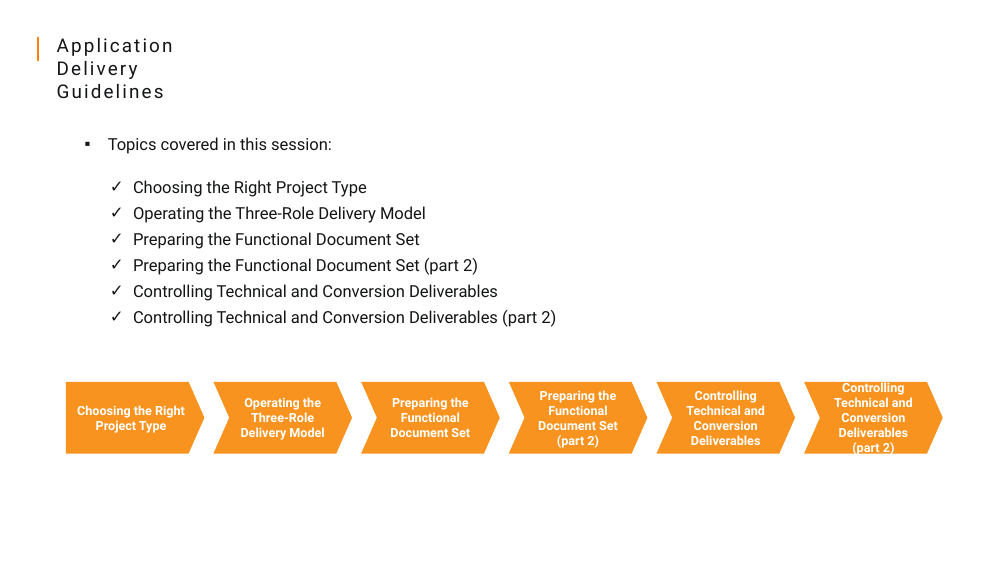
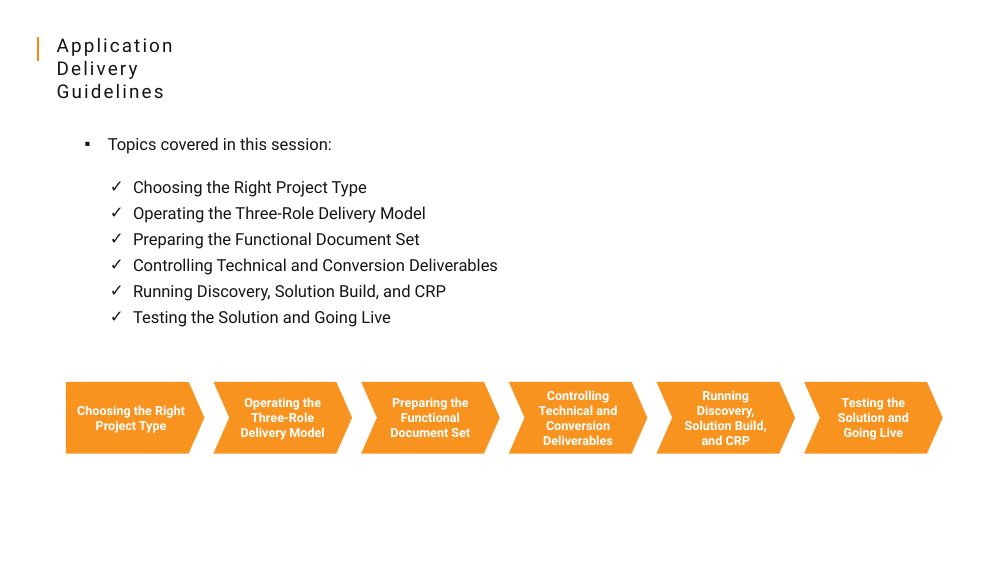
Before and after one commit to ASDPKP0409/vigilant-courses, a slide deck: slide 2 of courses/application-delivery-guidelines/slides.pptx. Drawn at 1008x567 pixels with LibreOffice and Linux fonts; fonts in the diff are those of the drawing; background and template pictures are left out. Boxes give left, top, right and bottom in pixels: in the first picture for what was removed or moved away, otherwise in the second. Text is boxed around its words. In the diff, an @@ line names an element or a change of style, - is before the commit and + after.

```diff
--- a/courses/application-delivery-guidelines/slides.pptx
+++ b/courses/application-delivery-guidelines/slides.pptx
@@ text at [133,258,478,275]: paragraph removed @@
-✓ Preparing the Functional Document Set (part 2)
@@ text at [133,284,446,327]: text changed @@
-✓ Controlling Technical and Conversion Deliverables (part 2)
+✓ Running Discovery, Solution Build, and CRP
+✓ Testing the Solution and Going Live
@@ chevron "Controlling Technical and Conversion Deliverables": place and size @@
-chevron "Controlling Technical and Conversion Deliverables" at [656,382,795,454]
+chevron "Controlling Technical and Conversion Deliverables" at [509,382,647,454]
@@ chevron removed at [509,382,647,454] @@
-Preparing the Functional Document Set (part 2)
@@ chevron added at [656,382,795,454], fill #F7931E, 12 pt, text #FFFFFF, bold @@
+Running Discovery, Solution Build, and CRP
@@ text in chevron at [838,397,909,440]: text changed @@
-Controlling Technical and Conversion Deliverables (part 2)
+Testing the Solution and Going Live
```
Also in this commit, not shown: 21 other slides changed, 14 other files.
